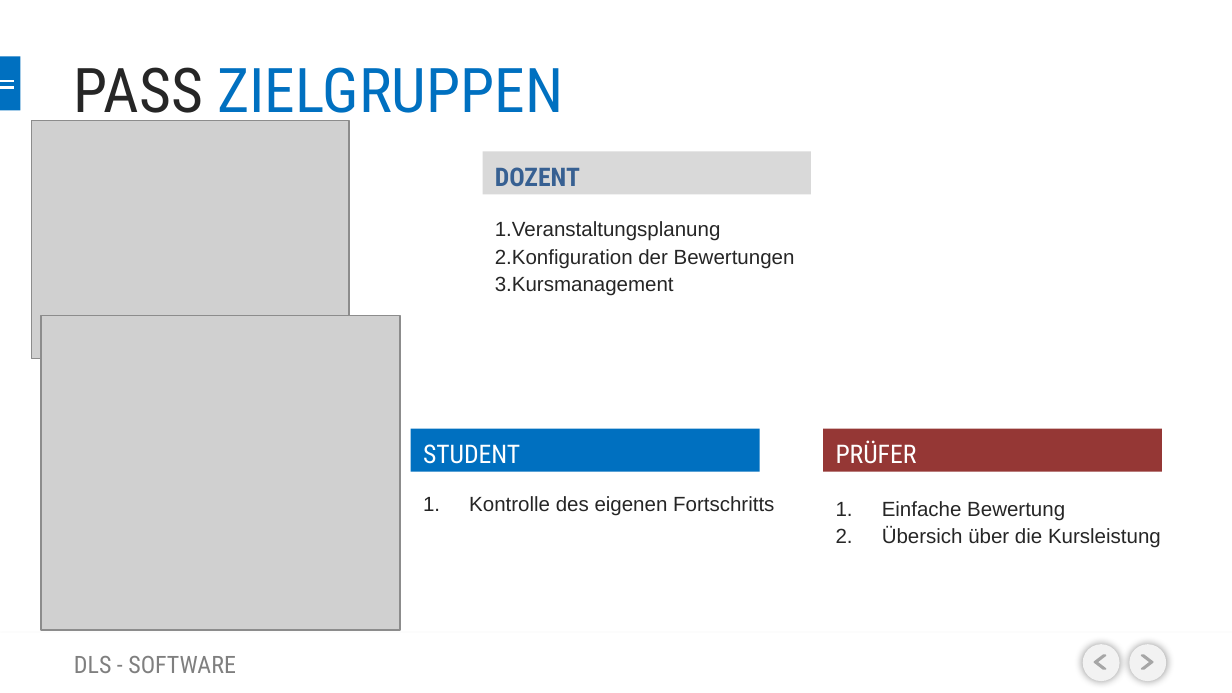
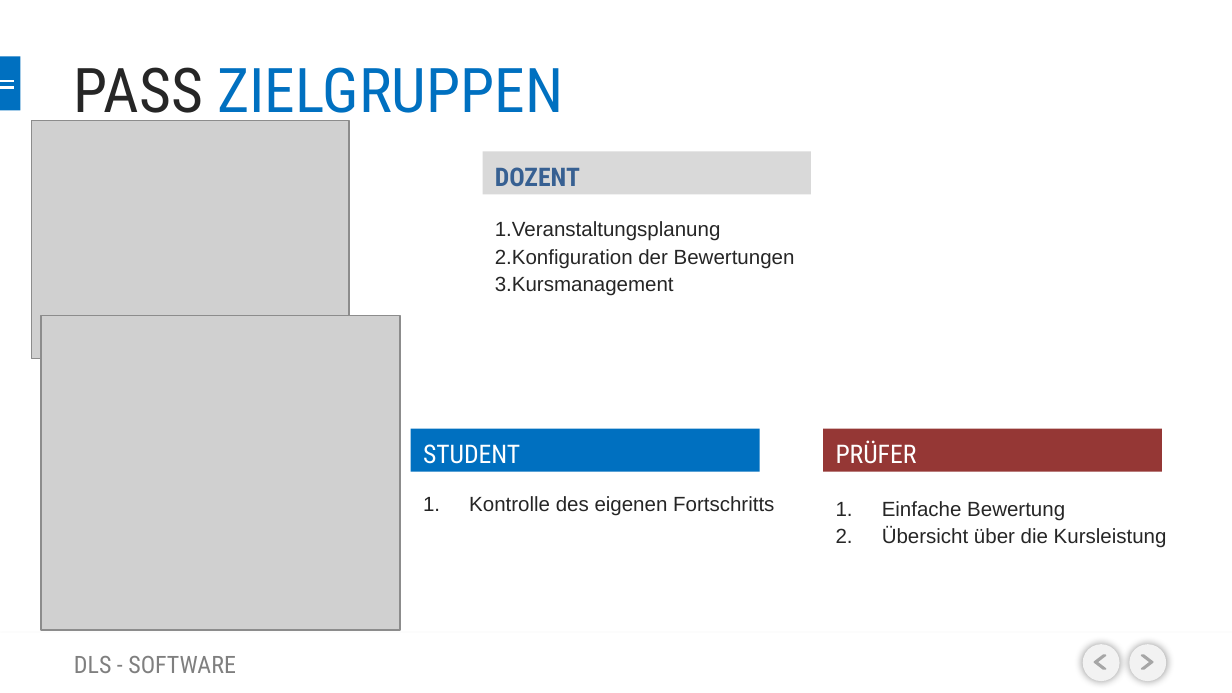
Before and after one commit to therealstan/DHBW_SE, a slide deck: slide 3 of swe_presi.pptx. Drawn at 1232x693 pixels with LibreOffice and Linux fonts; fonts in the diff are those of the drawing; grey boxes stand for pictures; background and template pictures are left out. Boxes give left, top, right and bottom in pixels: in the first picture for what was removed or moved away, otherwise in the second. Text is boxed around its words. In the diff, an @@ line names an element or a change of style, - is before the commit and + after.

```diff
--- a/swe_presi.pptx
+++ b/swe_presi.pptx
@@ text at <box>882,527,1167,548</box>: text changed @@
-2. Übersich über die Kursleistung
+2. Übersicht über die Kursleistung
```
Also in this commit, not shown: 4 other slides changed.
